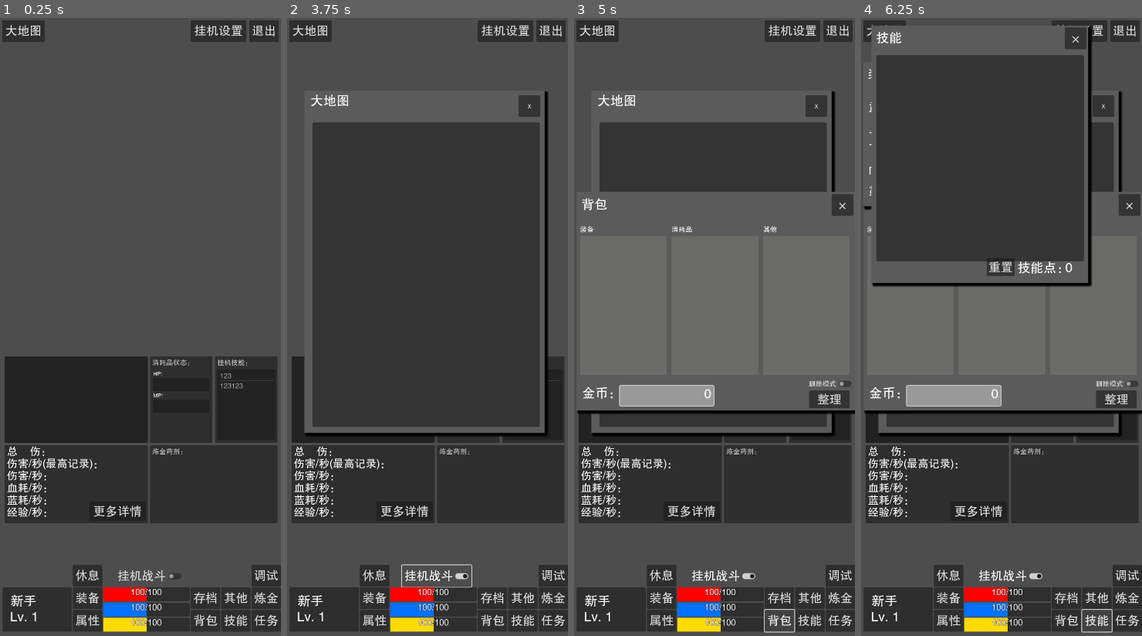
Above: before the commit, frames 1-4 (left to right).
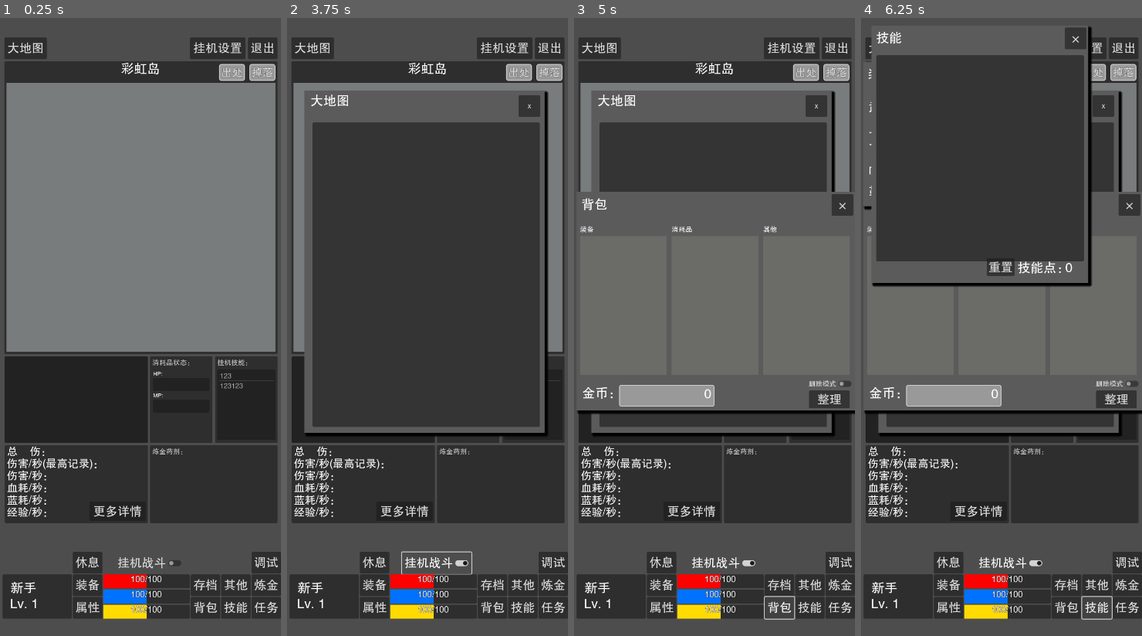
Above: after the commit, the same moments.

Repository: limingboGitHub/TextAdventure
Game: Godot game, scene res://src/scenes/game/world.tscn
Two runs of this game, one before a commit and one after it. Both use one fixed random seed, a clock stepped at 60 frames per second and the inputs below. This scene is started directly instead of the project's main scene.
Inputs (mouse positions are in pixels of both pictures, inside the frame that each line leads up to):
- Up to frame 1 (0.25 s): no input
- Up to frame 2 (3.75 s): click "大地图" at 0.5 s; click (548, 73) at 1.25 s, where only the run after the commit has a clickable "掉落"; click "休息" at 2 s; click (520, 73) at 2.75 s, where only the run after the commit has a clickable "出处"; click "挂机战斗" at 3.5 s
- Up to frame 3 (5 s): click "背包" at 4.25 s
- Up to frame 4 (6.25 s): click "装备" at 5 s; click "技能" at 5.75 s

The runs differ from the first frame. In frame 1, 54% of the frame differs, in the area x 0-100%, y 0-100%; in frame 2, 17%; in frame 3, 15%; in frame 4, 9.1%.
Error before the commit: Attempt to call function 'get_as_text' in base 'null instance' on a null instance. (res://src/core/res_manager.gd:215)
Error after the commit: Assertion failed: 地图数据未加载 (res://src/scenes/game/map.gd:46)

Commit message:
fix: 调整主页UI布局，防止系统状态栏或者导航栏遮挡

Diff:
--- a/src/scenes/game/world.tscn
+++ b/src/scenes/game/world.tscn
@@ -1,6 +1,7 @@
-[gd_scene load_steps=31 format=3 uid="uid://cjhlw4uxh43lk"]
+[gd_scene load_steps=32 format=3 uid="uid://cjhlw4uxh43lk"]
 
 [ext_resource type="Script" uid="uid://bgbay81accbeh" path="res://src/scenes/game/world.gd" id="1_wlcum"]
+[ext_resource type="PackedScene" uid="uid://u5cer8r8dtys" path="res://src/scenes/game/map.tscn" id="2_ajpim"]
 [ext_resource type="Script" uid="uid://b7omic3ntn17t" path="res://src/scenes/game/map_graph.gd" id="2_g74vk"]
 [ext_resource type="Theme" uid="uid://okeq2d56howe" path="res://theme/common.tres" id="2_pgwtv"]
 [ext_resource type="Script" uid="uid://c8lc1mpnj7vtw" path="res://src/scenes/game/color_bar.gd" id="3_igcpe"]
@@ -36,6 +37,8 @@
 
 [node name="Maps" type="Node2D" parent="."]
 
+[node name="Map" parent="Maps" instance=ExtResource("2_ajpim")]
+
 [node name="CanvasLayer" type="CanvasLayer" parent="."]
 
 [node name="UI" type="Control" parent="CanvasLayer"]
@@ -44,10 +47,10 @@
 
 [node name="BigMapBt" type="Button" parent="CanvasLayer/UI"]
 layout_mode = 0
-offset_left = 5.0
-offset_top = 5.0
-offset_right = 103.0
-offset_bottom = 55.0
+offset_left = 10.0
+offset_top = 45.0
+offset_right = 108.0
+offset_bottom = 95.0
 theme = ExtResource("2_pgwtv")
 text = "大地图"
 
@@ -77,54 +80,54 @@
 [node name="RestBt" type="Button" parent="CanvasLayer/UI/ButtonControl"]
 layout_mode = 0
 offset_left = 168.0
-offset_top = 1261.0
+offset_top = 1231.0
 offset_right = 236.0
-offset_bottom = 1311.0
+offset_bottom = 1281.0
 theme = ExtResource("2_pgwtv")
 text = "休息"
 
 [node name="AutoBt" type="CheckButton" parent="CanvasLayer/UI/ButtonControl"]
 layout_mode = 0
 offset_left = 265.0
-offset_top = 1262.0
+offset_top = 1232.0
 offset_right = 425.0
-offset_bottom = 1312.0
+offset_bottom = 1282.0
 theme = ExtResource("2_pgwtv")
 text = "挂机战斗"
 
 [node name="BagBt" type="Button" parent="CanvasLayer/UI/ButtonControl"]
 layout_mode = 0
 offset_left = 440.0
-offset_top = 1365.0
+offset_top = 1335.0
 offset_right = 508.0
-offset_bottom = 1415.0
+offset_bottom = 1385.0
 theme = ExtResource("2_pgwtv")
 text = "背包"
 
 [node name="RoleEquipBt" type="Button" parent="CanvasLayer/UI/ButtonControl"]
 layout_mode = 0
 offset_left = 168.0
-offset_top = 1313.0
+offset_top = 1283.0
 offset_right = 236.0
-offset_bottom = 1363.0
+offset_bottom = 1333.0
 theme = ExtResource("2_pgwtv")
 text = "装备"
 
 [node name="SkillBt" type="Button" parent="CanvasLayer/UI/ButtonControl"]
 layout_mode = 0
 offset_left = 510.0
-offset_top = 1365.0
+offset_top = 1335.0
 offset_right = 578.0
-offset_bottom = 1415.0
+offset_bottom = 1385.0
 theme = ExtResource("2_pgwtv")
 text = "技能"
 
 [node name="MissionBt" type="Button" parent="CanvasLayer/UI/ButtonControl"]
 layout_mode = 0
 offset_left = 580.0
-offset_top = 1365.0
+offset_top = 1335.0
 offset_right = 648.0
-offset_bottom = 1415.0
+offset_bottom = 1385.0
 theme = ExtResource("2_pgwtv")
 text = "任务"
 
@@ -141,63 +144,63 @@
 [node name="OtherBt" type="Button" parent="CanvasLayer/UI/ButtonControl"]
 layout_mode = 0
 offset_left = 510.0
-offset_top = 1313.0
+offset_top = 1283.0
 offset_right = 578.0
-offset_bottom = 1363.0
+offset_bottom = 1333.0
 theme = ExtResource("2_pgwtv")
 text = "其他"
 
 [node name="SaveGameBt" type="Button" parent="CanvasLayer/UI/ButtonControl"]
 layout_mode = 0
 offset_left = 440.0
-offset_top = 1313.0
+offset_top = 1283.0
 offset_right = 508.0
-offset_bottom = 1363.0
+offset_bottom = 1333.0
 theme = ExtResource("2_pgwtv")
 text = "存档"
 
 [node name="AutoSettingBt" type="Button" parent="CanvasLayer/UI/ButtonControl"]
 layout_mode = 0
-offset_left = 440.0
-offset_top = 5.0
-offset_right = 568.0
-offset_bottom = 55.0
+offset_left = 438.0
+offset_top = 45.0
+offset_right = 566.0
+offset_bottom = 95.0
 theme = ExtResource("2_pgwtv")
 text = "挂机设置"
 
 [node name="ExitGameBt" type="Button" parent="CanvasLayer/UI/ButtonControl"]
 layout_mode = 0
-offset_left = 575.0
-offset_top = 5.0
-offset_right = 643.0
-offset_bottom = 55.0
+offset_left = 572.0
+offset_top = 45.0
+offset_right = 640.0
+offset_bottom = 95.0
 theme = ExtResource("2_pgwtv")
 text = "退出"
 
 [node name="DebugBt" type="Button" parent="CanvasLayer/UI/ButtonControl"]
 layout_mode = 0
 offset_left = 580.0
-offset_top = 1261.0
+offset_top = 1231.0
 offset_right = 648.0
-offset_bottom = 1311.0
+offset_bottom = 1281.0
 theme = ExtResource("2_pgwtv")
 text = "调试"
 
 [node name="AlchemyBt" type="Button" parent="CanvasLayer/UI/ButtonControl"]
 layout_mode = 0
 offset_left = 580.0
-offset_top = 1313.0
+offset_top = 1283.0
 offset_right = 648.0
-offset_bottom = 1363.0
+offset_bottom = 1333.0
 theme = ExtResource("2_pgwtv")
 text = "炼金"
 
 [node name="RoleInfoBt" type="Button" parent="CanvasLayer/UI/ButtonControl"]
 layout_mode = 0
 offset_left = 168.0
-offset_top = 1365.0
+offset_top = 1335.0
 offset_right = 236.0
-offset_bottom = 1415.0
+offset_bottom = 1385.0
 theme = ExtResource("2_pgwtv")
 text = "属性"
 
@@ -209,9 +212,9 @@
 [node name="Bar" type="Control" parent="CanvasLayer/UI/StatusBar"]
 anchors_preset = 0
 offset_left = 237.0
-offset_top = 1321.0
+offset_top = 1291.0
 offset_right = 237.0
-offset_bottom = 1321.0
+offset_bottom = 1291.0
 
 [node name="HpBar" type="Panel" parent="CanvasLayer/UI/StatusBar/Bar"]
 layout_mode = 0
@@ -300,9 +303,9 @@
 [node name="PlayerInfo" type="Panel" parent="CanvasLayer/UI/StatusBar"]
 layout_mode = 0
 offset_left = 6.0
-offset_top = 1313.0
+offset_top = 1283.0
 offset_right = 166.0
-offset_bottom = 1415.0
+offset_bottom = 1385.0
 script = ExtResource("5_whnrt")
 
 [node name="Job" type="Label" parent="CanvasLayer/UI/StatusBar/PlayerInfo"]
@@ -332,9 +335,9 @@
 
 [node name="BuffShow" parent="CanvasLayer/UI/StatusBar" instance=ExtResource("7_hccix")]
 offset_left = 7.0
-offset_top = 1197.0
+offset_top = 1167.0
 offset_right = 7.0
-offset_bottom = 1197.0
+offset_bottom = 1167.0
 
 [node name="MsgControl" parent="CanvasLayer/UI" instance=ExtResource("24_hpdnf")]
 offset_left = 11.0
